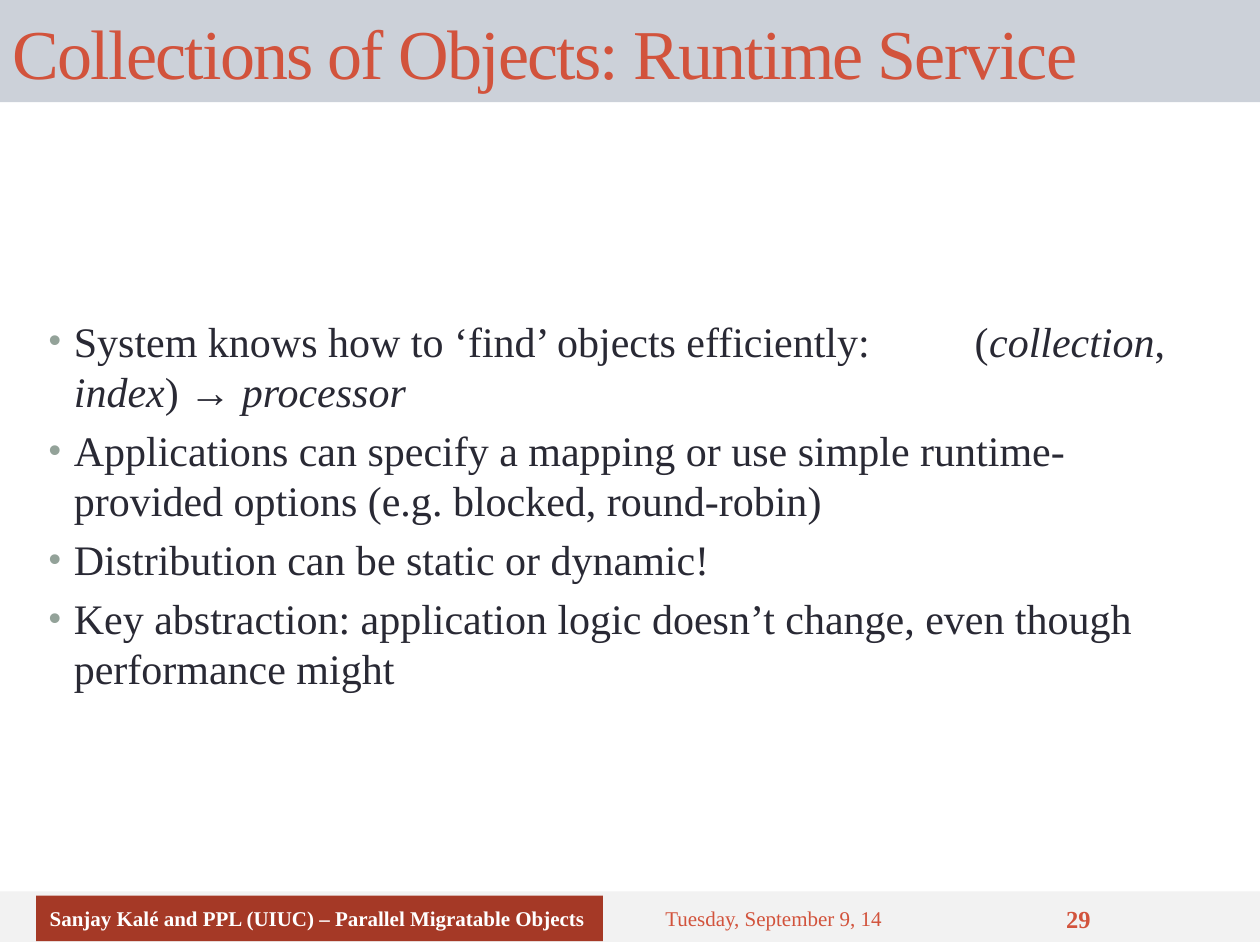
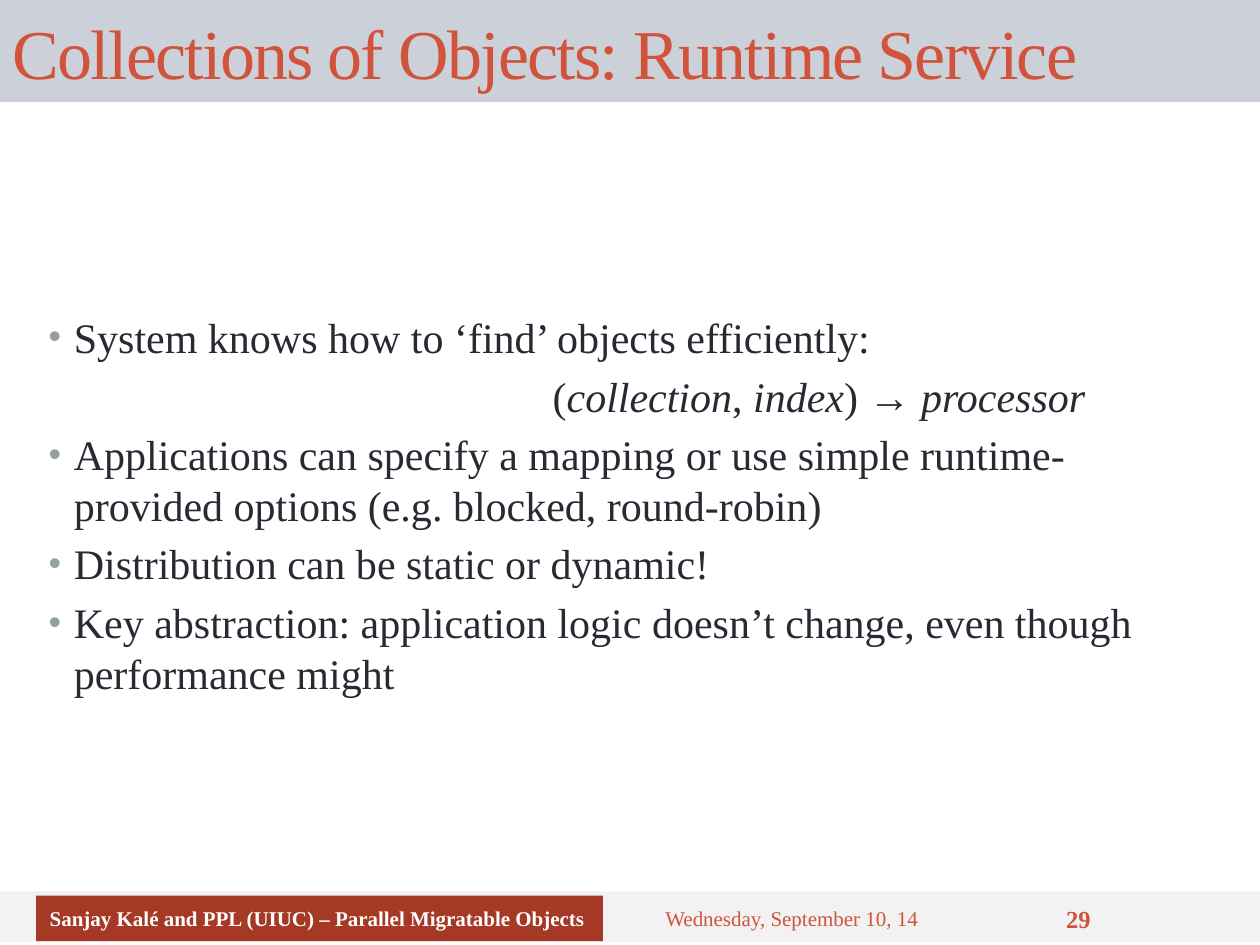
Before and after one commit to UIUC-PPL/charm_tutorial, a slide deck: slide 29 of tutorial-04-charm_basics.pptx. Drawn at 1260x945 pixels with LibreOffice and Linux fonts; fonts in the diff are those of the drawing. Boxes give left, top, right and bottom in pixels: in the first picture for what was removed or moved away, otherwise in the second. Text is boxed around its words. In the diff, an @@ line names an element or a change of style, - is before the commit and + after.

```diff
--- a/tutorial-04-charm_basics.pptx
+++ b/tutorial-04-charm_basics.pptx
@@ text at [74, 323, 1085, 421]: text changed @@
-• System knows how to ‘find’ objects efficiently: (collection, index) → processor
+• System knows how to ‘find’ objects efficiently:
+(collection, index) → processor
@@ text at [665, 911, 918, 931]: text changed @@
-Tuesday, September 9, 14
+Wednesday, September 10, 14
```
Also in this commit, not shown: 35 other slides changed.
